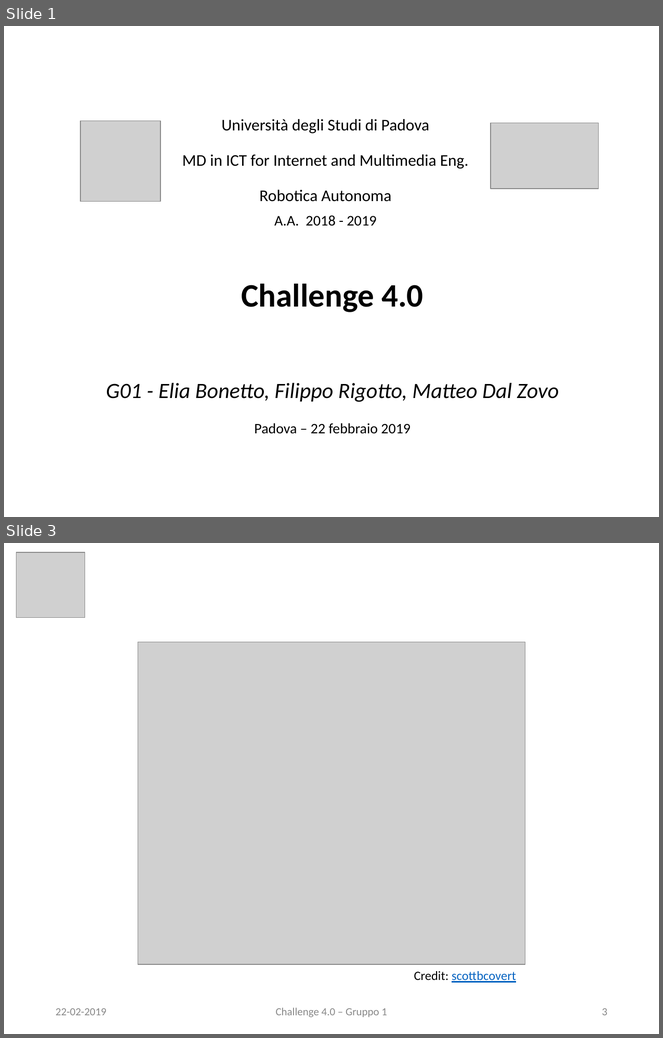
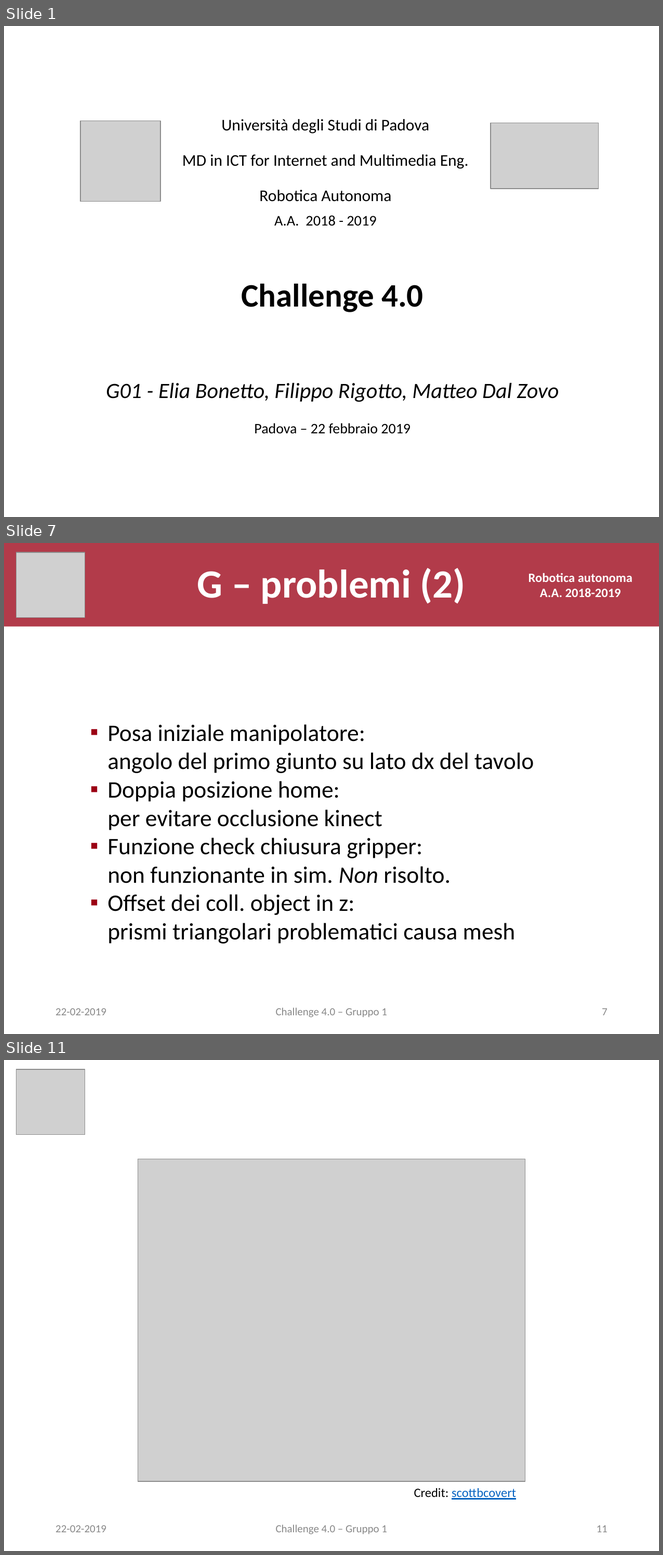
Before and after one commit to eliabntt/Autonomous-Robotics-Cooperation-project, a slide deck: pres.pptx. Shown one above the other, each under a label of ours: slides 1 and 3 before the commit, slides 1, 7 and 11 after it; the slides between them are not shown. The pictures are 663x1038 and 663x1555 pixels, drawn with LibreOffice and Linux fonts; fonts in the diff are those of the drawing; grey boxes stand for pictures. Boxes give left, top, right and bottom in pixels: in the first picture for what was removed or moved away, otherwise in the second. Text is boxed around its words. In the diff, an @@ line names an element or a change of style, - is before the commit and + after.

```diff
--- a/pres.pptx
+++ b/pres.pptx
@@ slide 7 added at (4, 543, 659, 1034), background #FFFFFF @@
@@ title added at (4, 543, 659, 626), fill #9B0014 at 77% opacity, 44 pt, text #FFFFFF, bold @@
+G – problemi (2)
@@ picture added at (16, 552, 85, 617) @@
@@ text added at (529, 573, 633, 597), 14 pt, text #FFFFFF, bold @@
+Robotica autonoma
+A.A. 2018-2019
@@ text added at (107, 724, 534, 940), 26 pt, text #000000 @@
+▪ Posa iniziale manipolatore:
+  angolo del primo giunto su lato dx del tavolo
+▪ Doppia posizione home:
+  per evitare occlusione kinect
+▪ Funzione check chiusura gripper:
+  non funzionante in sim. Non risolto.
+▪ Offset dei coll. object in z:
+  prismi triangolari problematici causa mesh
@@ text added at (55, 1008, 106, 1016), 12 pt, text #888888 @@
+22-02-2019
@@ text added at (276, 1008, 387, 1018), 12 pt, text #888888 @@
+Challenge 4.0 – Gruppo 1
@@ page number added at (602, 1008, 608, 1016), 12 pt, text #888888 @@
+7
@@ what was slide 3 is now slide 11 @@
@@ page number at (597, 1525, 608, 1533): text changed @@
-3
+11
```
Also in this commit, not shown: 1 slide changed, 7 other slides added, 1 other file.
